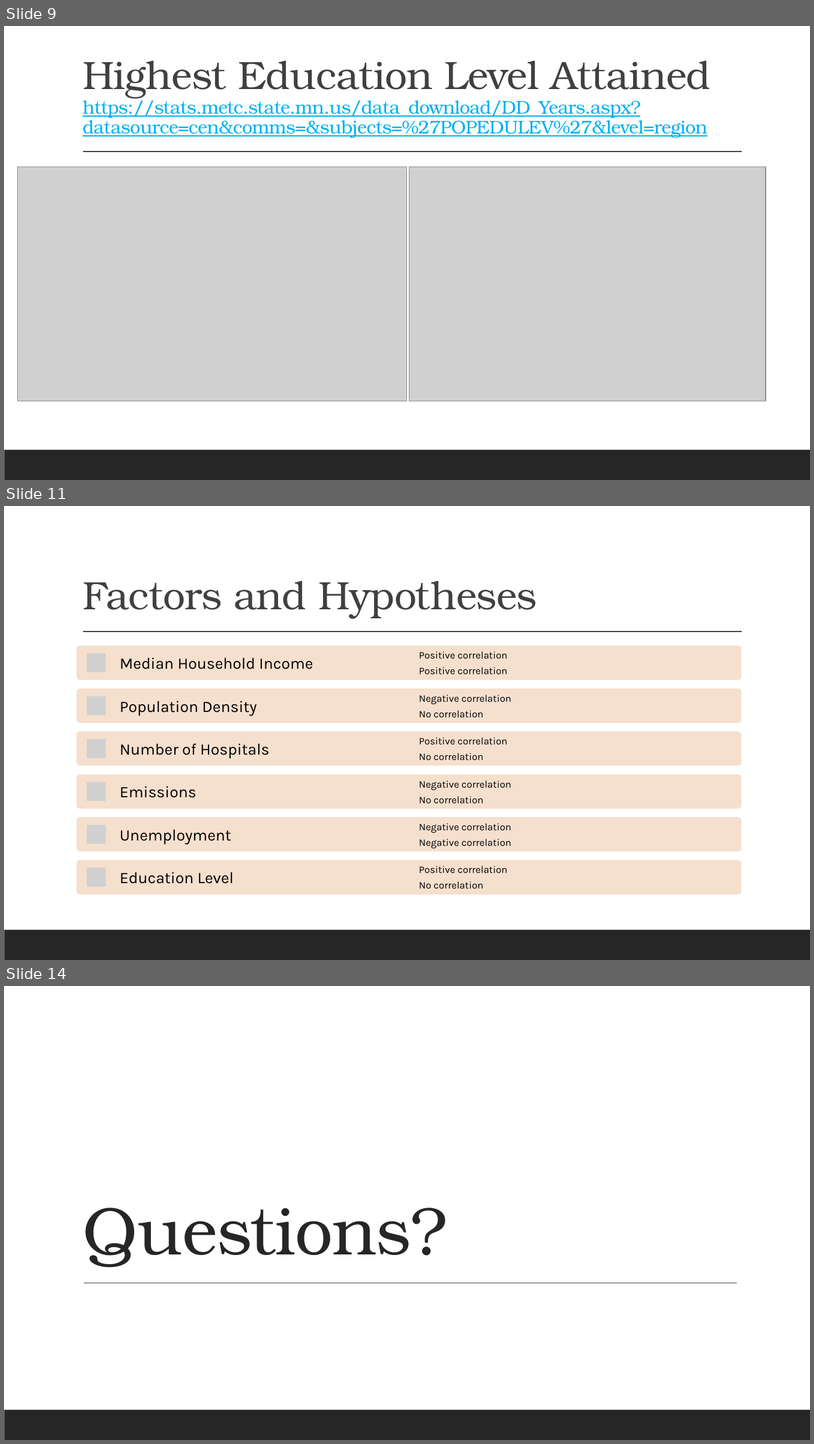
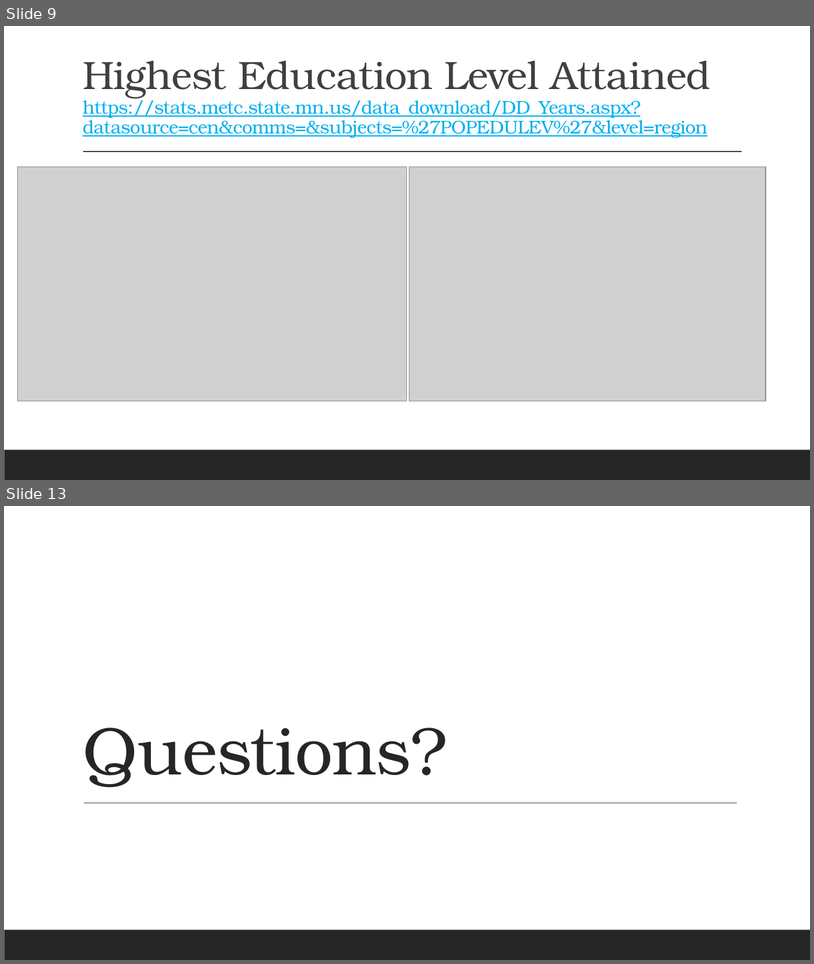
Before and after one commit to alyndaher/Working_Title, a slide deck: Life_Expectancy.pptx. Shown one above the other, each under a label of ours: slides 9, 11 and 14 before the commit, slides 9 and 13 after it; the slides between them are not shown. The pictures are 814x1444 and 814x964 pixels, drawn with LibreOffice and Linux fonts; fonts in the diff are those of the drawing; grey boxes stand for pictures. Boxes give left, top, right and bottom in pixels: in the first picture for what was removed or moved away, otherwise in the second. Text is boxed around its words. In the diff, an @@ line names an element or a change of style, - is before the commit and + after.

```diff
--- a/Life_Expectancy.pptx
+++ b/Life_Expectancy.pptx
@@ slide 11 removed at bbox=[4, 506, 810, 960], background #FFFFFF; not listed: 2 template elements that a slide beside it also shows @@
@@ title removed at bbox=[83, 581, 537, 619] @@
-Factors and Hypotheses
@@ group removed at bbox=[77, 646, 742, 894]: 12 texts, 6 rounded rectangles, 6 pictures @@
-Median Household Income
-Positive correlation
-Positive correlation
-Population Density
-Negative correlation
-No correlation
-Number of Hospitals
-Positive correlation
-No correlation
-Emissions
-Negative correlation
-No correlation
-Unemployment
-Negative correlation
-Negative correlation
-Education Level
-Positive correlation
-No correlation
@@ what was slide 14 is now slide 13 @@
```
Also in this commit, not shown: 2 slides changed, 2 slides added, 2 other slides removed.
